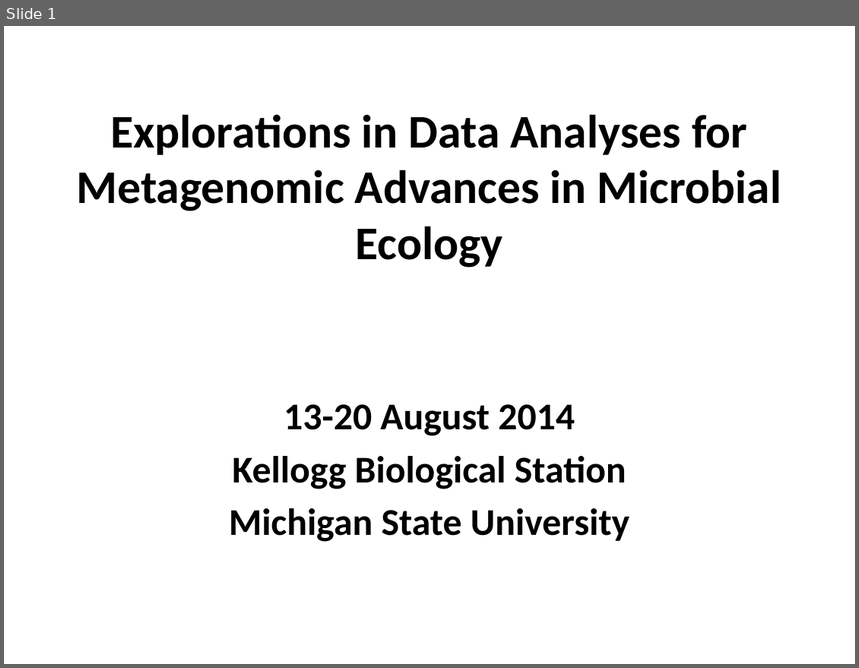
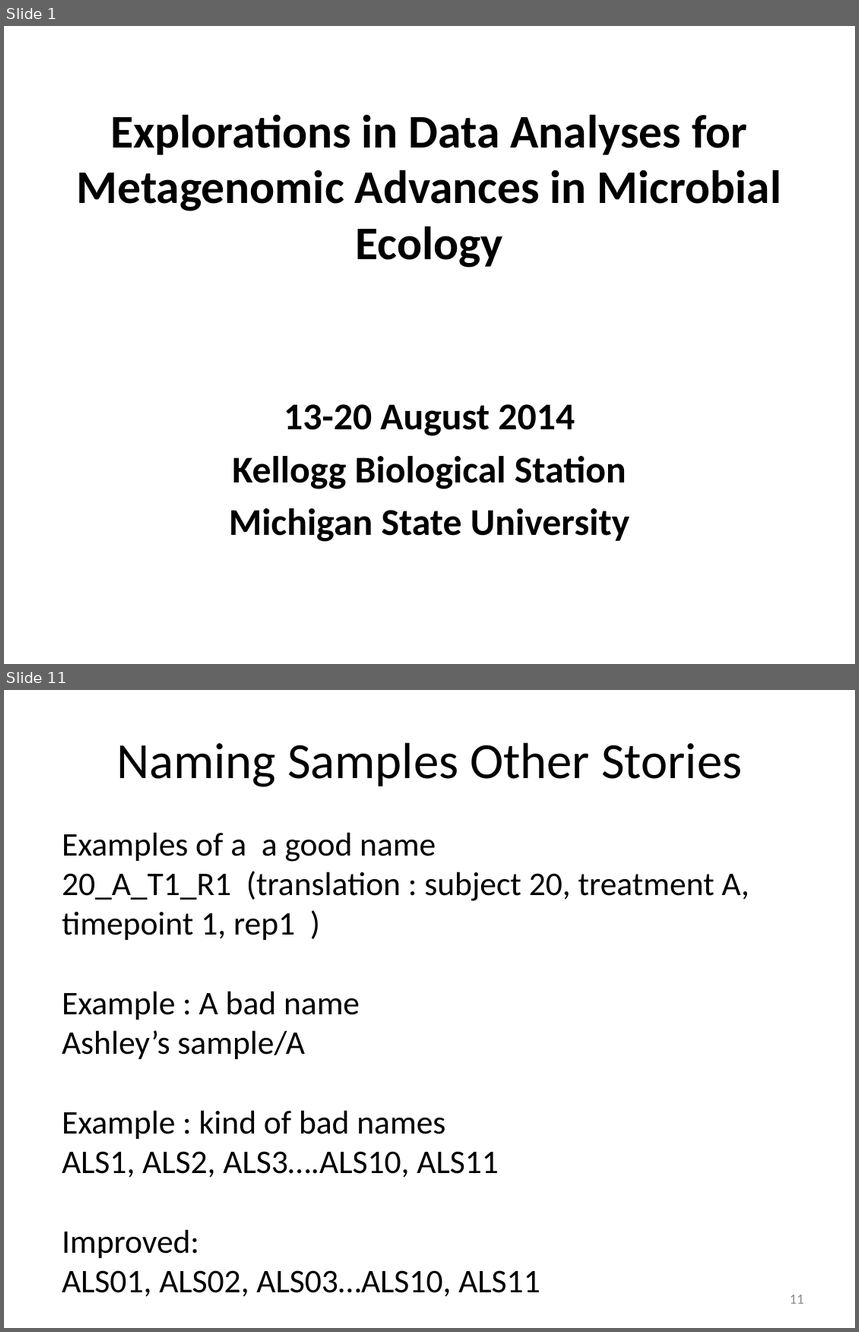
Before and after one commit to edamame-course/docs, a slide deck: _site/extra/Presentations/2014-08-13-PM_Ashley_Lecture1.pptx. Shown one above the other, each under a label of ours: slide 1 before the commit, slides 1 and 11 after it; the slides between them are not shown. The pictures are 859x668 and 859x1332 pixels, drawn with LibreOffice and Linux fonts; fonts in the diff are those of the drawing; background and template pictures are left out. Boxes give left, top, right and bottom in pixels: in the first picture for what was removed or moved away, otherwise in the second. Text is boxed around its words. In the diff, an @@ line names an element or a change of style, - is before the commit and + after.

```diff
--- a/_site/extra/Presentations/2014-08-13-PM_Ashley_Lecture1.pptx
+++ b/_site/extra/Presentations/2014-08-13-PM_Ashley_Lecture1.pptx
@@ slide 11 added at [4,690,855,1328], background #FFFFFF @@
@@ text added at [116,742,742,787], 42.9 pt, text #000000 @@
+Naming Samples Other Stories
@@ text added at [62,832,750,1297], 28 pt, text #000000 @@
+Examples of a a good name
+20_A_T1_R1 (translation : subject 20, treatment A, timepoint 1, rep1 )
+Example : A bad name
+Ashley’s sample/A
+Example : kind of bad names
+ALS1, ALS2, ALS3….ALS10, ALS11
+Improved:
+ALS01, ALS02, ALS03…ALS10, ALS11
@@ page number added at [790,1295,804,1304], 12 pt, text #8C8C8C @@
+11
```
Also in this commit, not shown: 10 other slides added, 23 other files.
